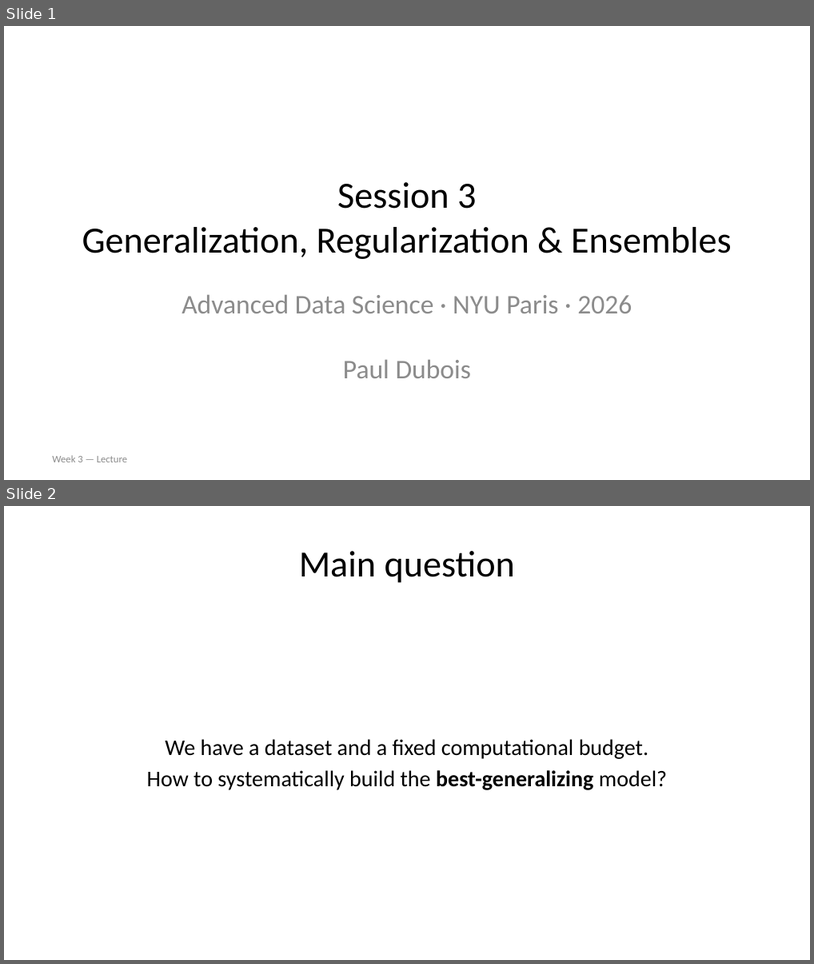
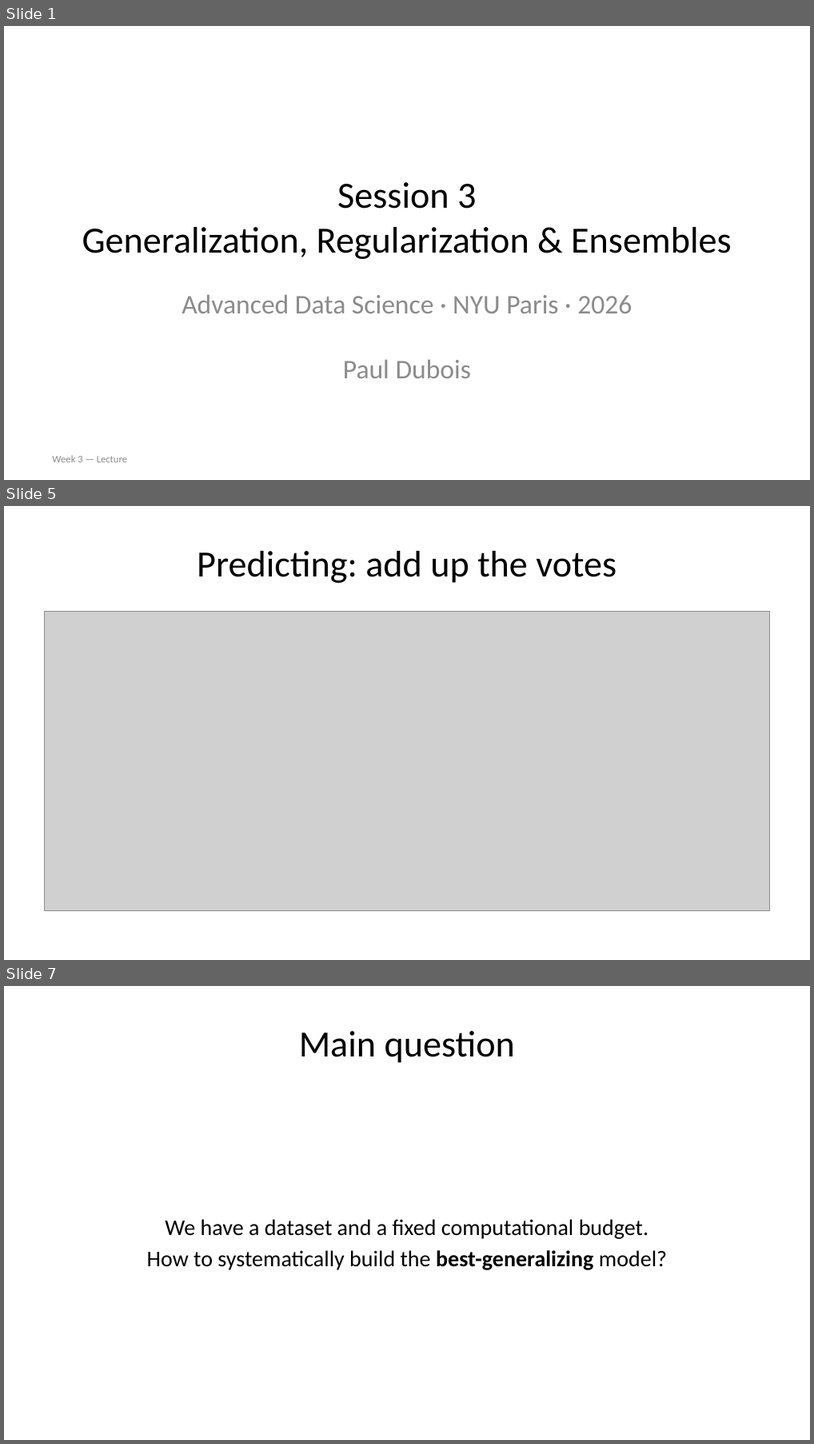
Before and after one commit to pauldubois98/AdcancedTopicsDataScience2026, a slide deck: Course03/slides.pptx. Shown one above the other, each under a label of ours: slides 1 and 2 before the commit, slides 1, 5 and 7 after it; the slides between them are not shown. The pictures are 814x964 and 814x1444 pixels, drawn with LibreOffice and Linux fonts; fonts in the diff are those of the drawing; grey boxes stand for pictures. Boxes give left, top, right and bottom in pixels: in the first picture for what was removed or moved away, otherwise in the second. Text is boxed around its words. In the diff, an @@ line names an element or a change of style, - is before the commit and + after.

```diff
--- a/Course03/slides.pptx
+++ b/Course03/slides.pptx
@@ slide 5 added at [4,506,810,960], background #FFFFFF @@
@@ title added at [197,551,617,583], 33 pt, text #000000 @@
+Predicting: add up the votes
@@ picture added at [44,612,770,911] @@
@@ what was slide 2 is now slide 7 @@
```
Also in this commit, not shown: 4 other slides added, 1 other file.
